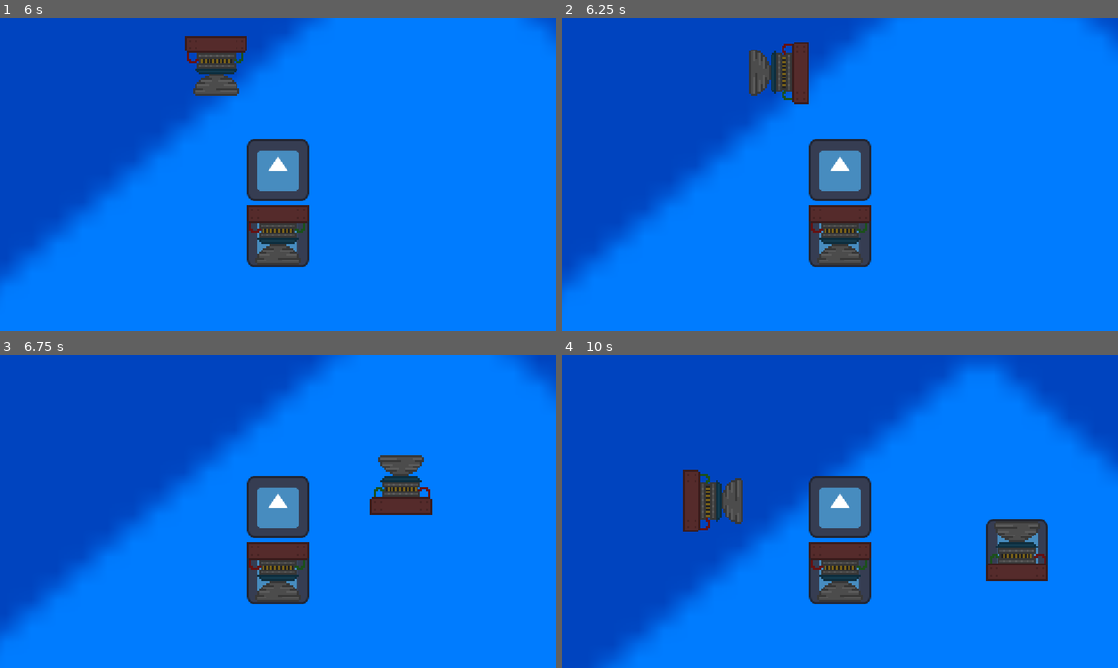
Above: before the commit, frames 1-4 (two rows, left to right).
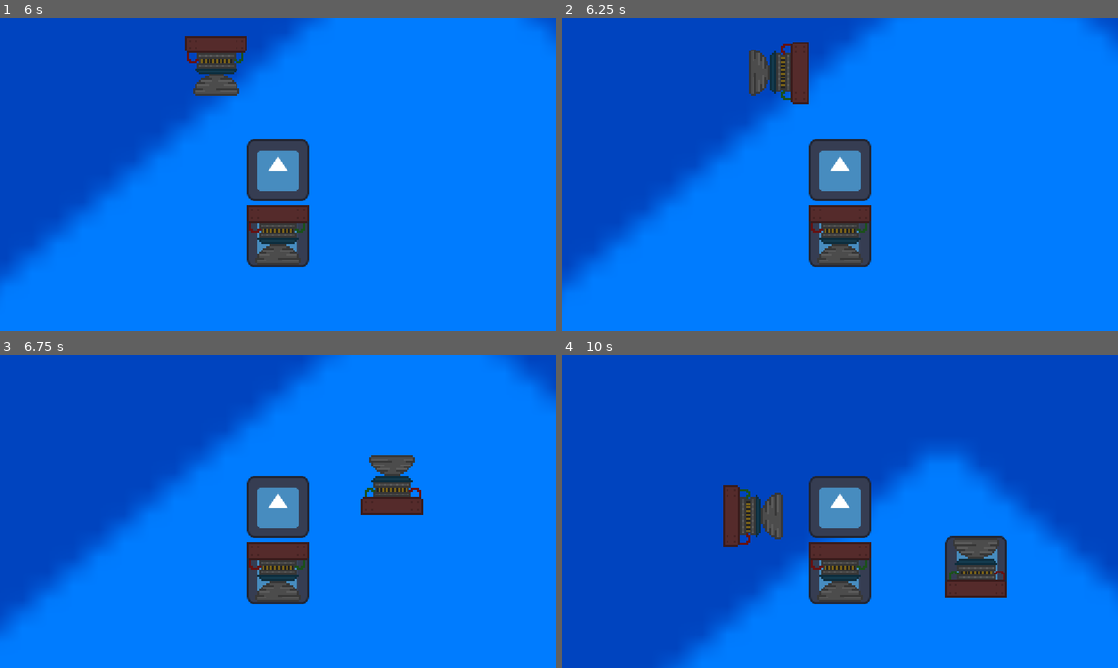
Above: after the commit, the same moments.

Repository: Luminescent-Cheese/ShipBattleBuilder
Game: Godot game, scene res://test.tscn
Same seed, same stepped clock (60 frames per second), same inputs: the game is played once before the commit and once after it. The engine's default icon, where the game draws it, is replaced by a stand-in: a white triangle on a blue panel in a dark square.
Inputs (mouse positions are in pixels of both pictures, inside the frame that each line leads up to):
- Up to frame 1 (6 s): tap Enter at 0.5, 2, 5.75 s; move the mouse to (400, 158) at 0.52 s; hold D (Thrust Right, bound only after the commit) 0.53-1.28 s; tap R (rotate) at 0.6, 1.35, 2.3, 3.05, 3.6, 4.35, 5.3 s; click (400, 158) at 0.67 s; tap Space at 1.25, 2.75 s; move the mouse to (166, 190) at 1.27 s; hold S (Thrust Backward, bound only after the commit) 1.28-2.03 s; move the mouse to (333, 105) at 2.02 s; hold D (Thrust Right, bound only after the commit) 2.03-2.78 s; tap 1 (test) at 2.1, 5.1 s; move the mouse to (250, 237) at 2.77 s; hold W (Thrust Forward) 2.78-3.53 s; tap 2 (test2) at 2.85, 5.85 s; click (250, 237) at 2.92 s; move the mouse to (444, 221) at 3.52 s; hold A (Thrust Left, bound only after the commit) 3.53-5.03 s; move the mouse to (111, 127) at 4.27 s; move the mouse to (305, 174) at 5.02 s; hold S (Thrust Backward, bound only after the commit) 5.03-5.78 s; click (305, 174) at 5.17 s; move the mouse to (194, 96) at 5.77 s; hold D (Thrust Right, bound only after the commit) from 5.78 s (still down)
- Up to frame 2 (6.25 s): keep holding D (Thrust Right, bound only after the commit); tap R (rotate) at 6.05 s
- Up to frame 3 (6.75 s): move the mouse to (400, 495) at 6.52 s; release D (Thrust Right, bound only after the commit) at 6.53 s; hold W (Thrust Forward) from 6.53 s (still down); tap R (rotate) at 6.6 s
- Up to frame 4 (10 s): move the mouse to (728, 527) at 7.27 s; release W (Thrust Forward) at 7.28 s; hold D (Thrust Right, bound only after the commit) 7.28-8.03 s; tap R (rotate) at 7.35, 8.3, 9.05, 9.6 s; click (728, 527) at 7.42 s; move the mouse to (895, 442) at 8.02 s; hold S (Thrust Backward, bound only after the commit) 8.03-8.78 s; tap 1 (test) at 8.1 s; move the mouse to (812, 574) at 8.77 s; hold A (Thrust Left, bound only after the commit) 8.78-9.53 s; tap 2 (test2) at 8.85 s; move the mouse to (1006, 558) at 9.52 s; hold W (Thrust Forward) from 9.53 s (still down); click (1006, 558) at 9.67 s

Frame 1 is identical in both runs. In frame 2, 0.2% of the frame differs, in the area x 34-42%, y 7-28%; in frame 3, 0.8%; in frame 4, 28%, in the area x 7-100%, y 2-100%.

Commit message:
thrusters thrust based of direction key you press

Diff:
--- a/project.godot
+++ b/project.godot
@@ -42,6 +42,21 @@
 "events": [Object(InputEventKey,"resource_local_to_scene":false,"resource_name":"","device":-1,"window_id":0,"alt_press …(192 unchanged characters)…
 ]
 }
+"Thrust Right"={
+"deadzone": 0.2,
+"events": [Object(InputEventKey,"resource_local_to_scene":false,"resource_name":"","device":-1,"window_id":0,"alt_pressed":false,"shift_pressed":false,"ctrl_pressed":false,"meta_pressed":false,"pressed":false,"keycode":0,"physical_keycode":68,"key_label":0,"unicode":100,"location":0,"echo":false,"script":null)
+]
+}
+"Thrust Left"={
+"deadzone": 0.2,
+"events": [Object(InputEventKey,"resource_local_to_scene":false,"resource_name":"","device":-1,"window_id":0,"alt_pressed":false,"shift_pressed":false,"ctrl_pressed":false,"meta_pressed":false,"pressed":false,"keycode":0,"physical_keycode":65,"key_label":0,"unicode":97,"location":0,"echo":false,"script":null)
+]
+}
+"Thrust Backward"={
+"deadzone": 0.2,
+"events": [Object(InputEventKey,"resource_local_to_scene":false,"resource_name":"","device":-1,"window_id":0,"alt_pressed":false,"shift_pressed":false,"ctrl_pressed":false,"meta_pressed":false,"pressed":false,"keycode":0,"physical_keycode":83,"key_label":0,"unicode":115,"location":0,"echo":false,"script":null)
+]
+}
 
 [physics]
 
--- a/ship_part.gd
+++ b/ship_part.gd
@@ -20,8 +20,9 @@
 			placeable = false
 		if Input.is_action_just_pressed("rotate"):
 			rotation += PI/2
+			if snappedf(rotation,0.01) == snappedf(2*PI,0.01):
+				rotation = 0.0
 
 
 func _on_thruster_forces_thrust(ThrustDirection) -> void:
-	print(self.position.direction_to(ThrustDirection))
 	thruster_on.emit(self.global_position.direction_to(ThrustDirection)*100,position)
--- a/thruster_forces.gd
+++ b/thruster_forces.gd
@@ -3,6 +3,13 @@
 signal thrust
 
 @onready var ThrustDirection = $"../ThrustDirection"
+@onready var Thruster = $".."
 func _process(delta: float) -> void:
-	if Input.is_action_pressed("Thrust Forward"):
+	if Input.is_action_pressed("Thrust Forward") and snappedf(Thruster.rotation,0.01) == 0:
 		thrust.emit(ThrustDirection.global_position)
+	elif Input.is_action_pressed("Thrust Left") and snappedf(Thruster.rotation,0.01) == snappedf((3*PI)/2,0.01):
+		thrust.emit(ThrustDirection.global_position)
+	elif Input.is_action_pressed("Thrust Right") and snappedf(Thruster.rotation,0.01) == snappedf(PI/2,0.01):
+		thrust.emit(ThrustDirection.global_position)
+	elif Input.is_action_pressed("Thrust Backward") and snappedf(Thruster.rotation,0.01) == snappedf(PI,0.01):
+		thrust.emit(ThrustDirection.global_position)
